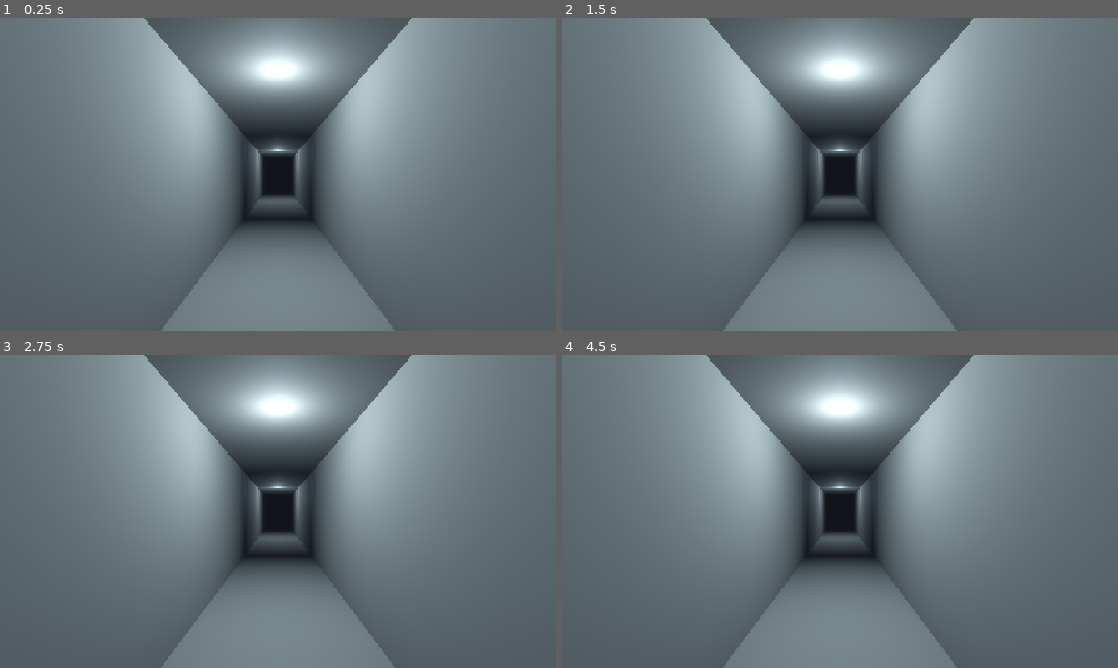
Above: before the commit, frames 1-4 (two rows, left to right).
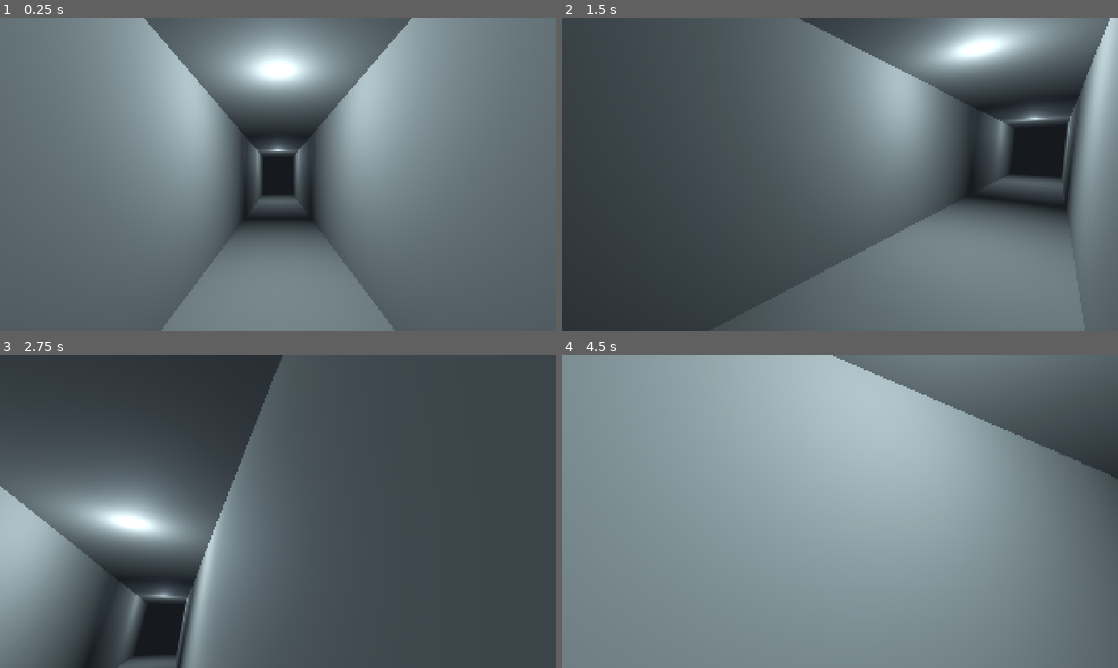
Above: after the commit, the same moments.

Repository: haruki2708/ky-tuc-xa-sau-12-gio
Game: Godot game, scene res://scenes/main/main.tscn
The game is run twice, just before and just after one commit, with the same random seed, the same clock (stepped at 60 frames per second) and the same inputs.
Inputs (mouse positions are in pixels of both pictures, inside the frame that each line leads up to):
- Up to frame 1 (0.25 s): no input
- Up to frame 2 (1.5 s): tap Enter at 0.5 s; move the mouse to (962, 158) at 0.52 s; hold D (move_right) 0.53-1.28 s; tap E (interact) at 0.6 s; click (962, 158) at 0.67 s; move the mouse to (728, 190) at 1.27 s; hold S (move_back) from 1.28 s (still down); tap Tab (notebook) at 1.35 s
- Up to frame 3 (2.75 s): tap Space at 2 s; move the mouse to (333, 442) at 2.02 s; release S (move_back) at 2.03 s; hold D (move_right) from 2.03 s (still down); hold Shift (sprint) from 2.03 s (still down)
- Up to frame 4 (4.5 s): tap Enter at 2.75 s; move the mouse to (812, 574) at 2.77 s; release D (move_right) at 2.78 s; release Shift (sprint) at 2.78 s; hold W (move_forward) 2.78-3.53 s; tap E (interact) at 2.85 s; click (812, 574) at 2.92 s; move the mouse to (1006, 558) at 3.52 s; hold A (move_left) from 3.53 s (still down); tap Tab (notebook) at 3.6 s; move the mouse to (673, 464) at 4.27 s; tap Shift (sprint) at 4.35 s

The runs differ from the first frame. In frame 2, 79% of the frame differs, in the area x 0-100%, y 0-100%; in frame 3, 84%; in frame 4, 59%.

Commit message:
core: Place Player in main corridor and cap corridor ends
Co-Authored-By: Claude Opus 5.5 <noreply@anthropic.com>

Diff:
--- a/game/scenes/main/main.tscn
+++ b/game/scenes/main/main.tscn
@@ -1,4 +1,6 @@
 [gd_scene format=3]
+
+[ext_resource type="PackedScene" path="res://scenes/player/player.tscn" id="1_player"]
 
 [sub_resource type="Environment" id="Environment_main"]
 background_mode = 1
@@ -46,6 +48,18 @@
 size = Vector3(0.2, 3.2, 20)
 material = SubResource("Mat_grey")
 
+[node name="WallEndNear" type="CSGBox3D" parent="Greybox"]
+transform = Transform3D(1, 0, 0, 0, 1, 0, 0, 0, 1, 0, 1.5, 2.1)
+use_collision = true
+size = Vector3(2.8, 3.2, 0.2)
+material = SubResource("Mat_grey")
+
+[node name="WallEndFar" type="CSGBox3D" parent="Greybox"]
+transform = Transform3D(1, 0, 0, 0, 1, 0, 0, 0, 1, 0, 1.5, -18.1)
+use_collision = true
+size = Vector3(2.8, 3.2, 0.2)
+material = SubResource("Mat_grey")
+
 [node name="TubeLight1" type="OmniLight3D" parent="."]
 transform = Transform3D(1, 0, 0, 0, 1, 0, 0, 0, 1, 0, 2.8, -2)
 light_color = Color(0.85, 0.95, 1, 1)
@@ -60,6 +74,5 @@
 shadow_enabled = true
 omni_range = 6.0
 
-[node name="Camera3D" type="Camera3D" parent="."]
-transform = Transform3D(1, 0, 0, 0, 1, 0, 0, 0, 1, 0, 1.6, 1)
-fov = 70.0
+[node name="Player" parent="." instance=ExtResource("1_player")]
+position = Vector3(0, 0, 1)
